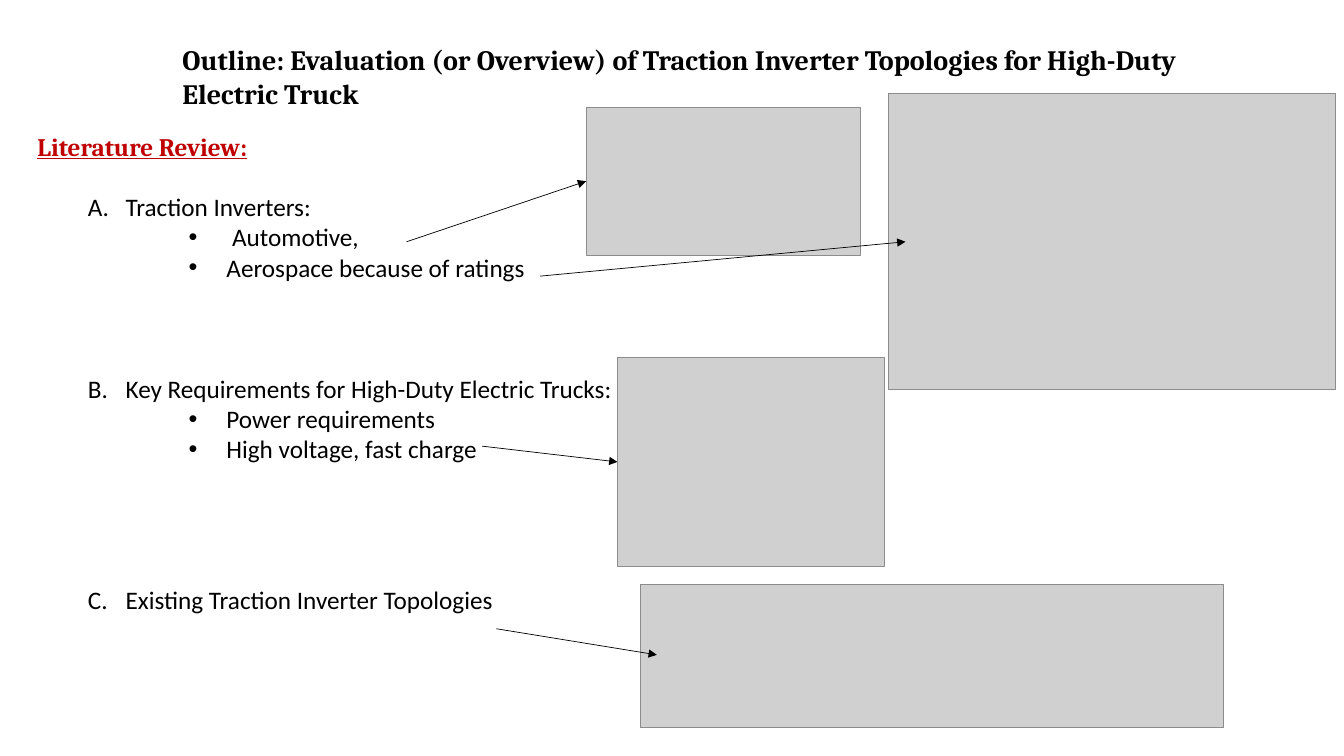
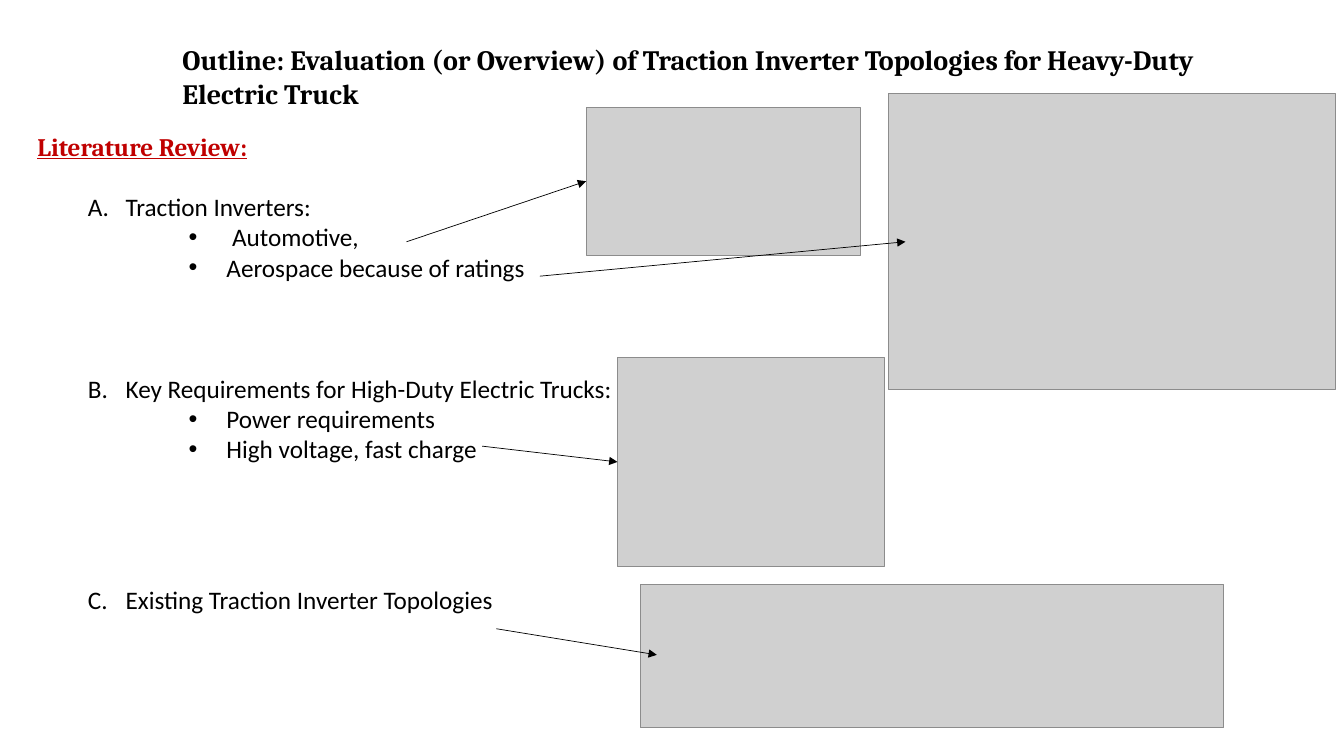
Before and after one commit to EnesAyaz/KTH, a slide deck: slide 1 of Weekly-Reports/PaperDraft_v1.pptx. Drawn at 1344x756 pixels with LibreOffice and Linux fonts; fonts in the diff are those of the drawing; grey boxes stand for pictures. Boxes give left, top, right and bottom in pixels: in the first picture for what was removed or moved away, otherwise in the second. Text is boxed around its words. In the diff, an @@ line names an element or a change of style, - is before the commit and + after.

```diff
--- a/Weekly-Reports/PaperDraft_v1.pptx
+++ b/Weekly-Reports/PaperDraft_v1.pptx
@@ text at (182, 49, 1193, 105): text changed @@
-Outline: Evaluation (or Overview) of Traction Inverter Topologies for High-Duty Electric Truck
+Outline: Evaluation (or Overview) of Traction Inverter Topologies for Heavy-Duty Electric Truck
```
Also in this commit, not shown: 1 other slide changed, 39 other files.
